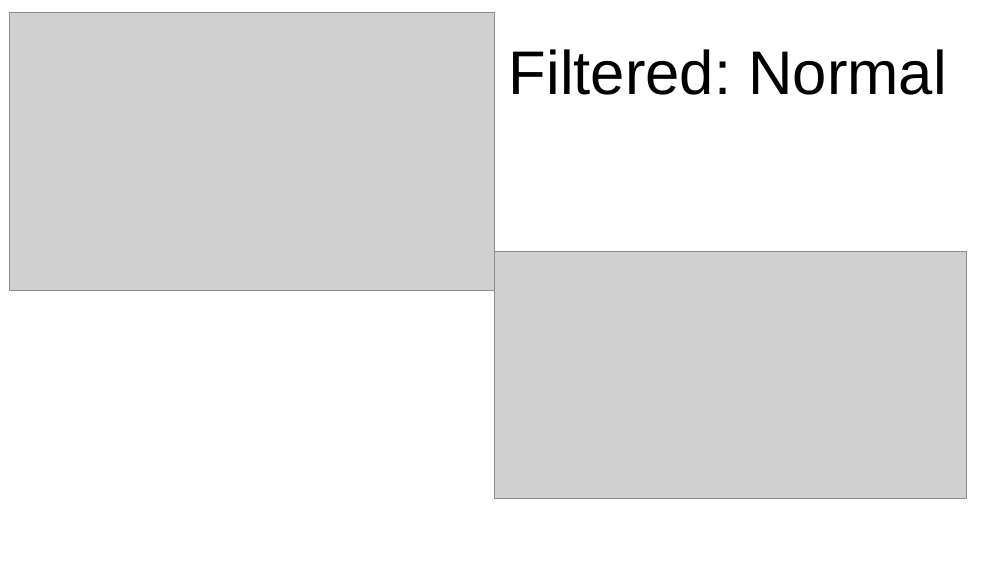
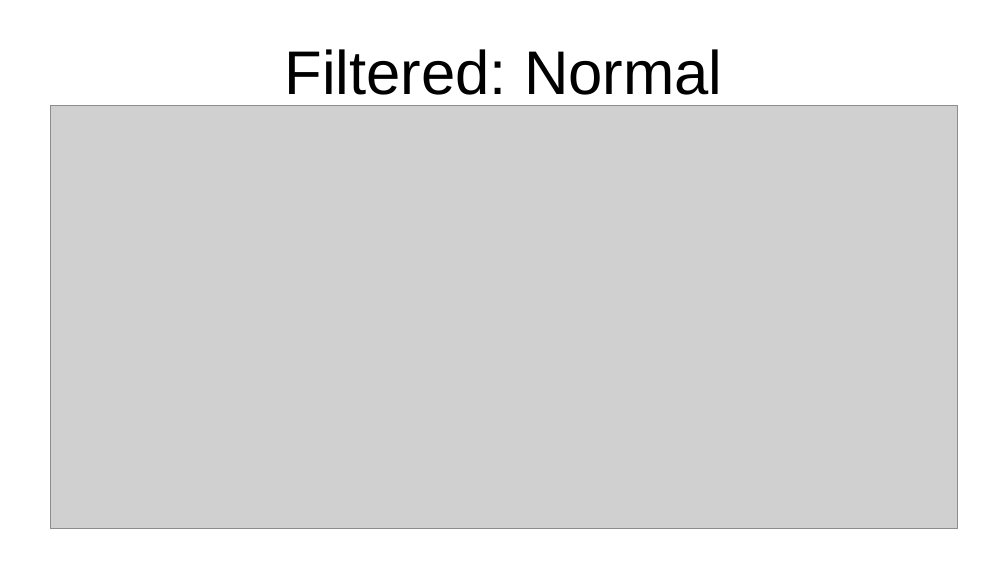
Before and after one commit to reginesgit/Final-Project-AJKR, a slide deck: slide 14 of projectFiles/Heart Disease ML Project Presentation.pptx (slide 15 before the commit). Drawn at 1008x567 pixels with LibreOffice and Linux fonts; fonts in the diff are those of the drawing; grey boxes stand for pictures; background and template pictures are left out. Boxes give left, top, right and bottom in pixels: in the first picture for what was removed or moved away, otherwise in the second. Text is boxed around its words. In the diff, an @@ line names an element or a change of style, - is before the commit and + after.

```diff
--- a/projectFiles/Heart Disease ML Project Presentation.pptx
+++ b/projectFiles/Heart Disease ML Project Presentation.pptx
@@ picture removed at box(9, 12, 495, 290) @@
@@ title "Filtered: Normal" at box(285, 49, 722, 106): alignment right to centre @@
@@ picture added at box(50, 106, 958, 529) @@
@@ picture removed at box(495, 251, 967, 498) @@
```
Also in this commit, not shown: 2 other slides changed, 1 slide removed, 1 other file.
